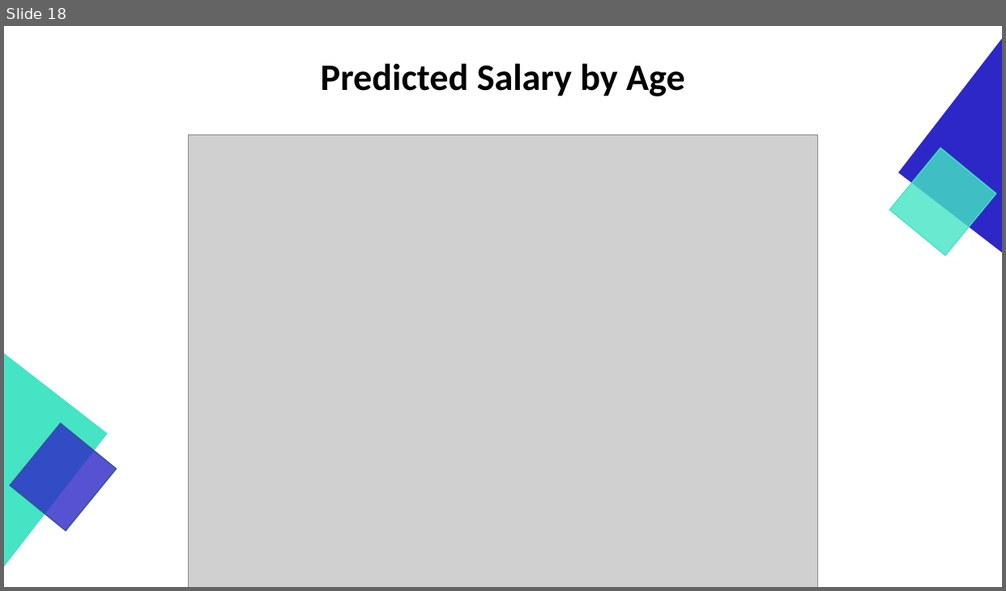
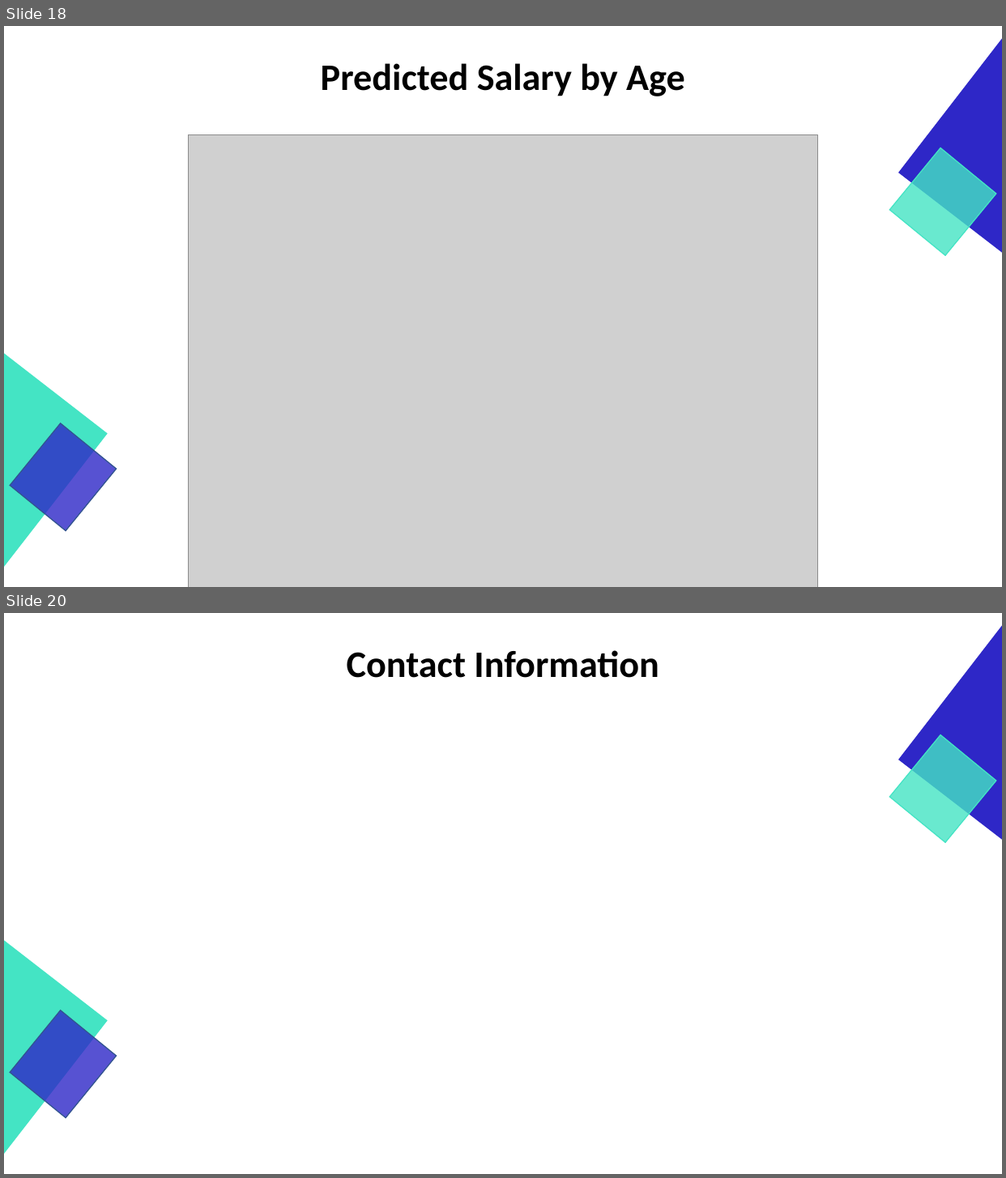
Before and after one commit to GraduateSchoolWork/CaseStudy2_DDS, a slide deck: DDS_Project_2_Presentation.pptx. Shown one above the other, each under a label of ours: slide 18 before the commit, slides 18 and 20 after it; the slides between them are not shown. The pictures are 1006x591 and 1006x1178 pixels, drawn with LibreOffice and Linux fonts; fonts in the diff are those of the drawing; grey boxes stand for pictures. Boxes give left, top, right and bottom in pixels: in the first picture for what was removed or moved away, otherwise in the second. Text is boxed around its words. In the diff, an @@ line names an element or a change of style, - is before the commit and + after.

Commit message:
updated ppt with summary and contact info slides

```diff
--- a/DDS_Project_2_Presentation.pptx
+++ b/DDS_Project_2_Presentation.pptx
@@ slide 20 added at (x1=4, y1=613, x2=1002, y2=1174), background #FFFFFF @@
@@ right triangle added at (x1=900, y1=626, x2=1002, y2=840), fill #2E27C7, outline #2E27C7 1 pt @@
@@ title added at (x1=347, y1=650, x2=659, y2=678), 36 pt, text #000000, bold @@
+Contact Information
@@ rectangle added at (x1=889, y1=735, x2=996, y2=842), fill #44E4C4 at 80% opacity, outline #44E4C4 1 pt @@
@@ right triangle added at (x1=4, y1=941, x2=107, y2=1154), fill #44E4C4, outline #44E4C4 1 pt @@
@@ rectangle added at (x1=10, y1=1010, x2=117, y2=1118), fill #2E27C7 at 80% opacity, outline #325491 1 pt @@
```
Also in this commit, not shown: 1 other slide added.
